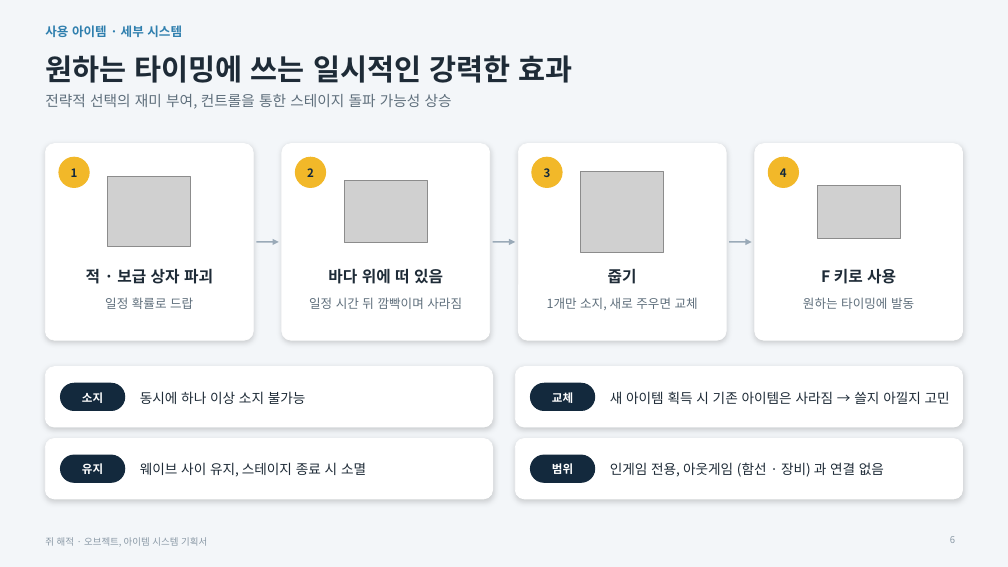
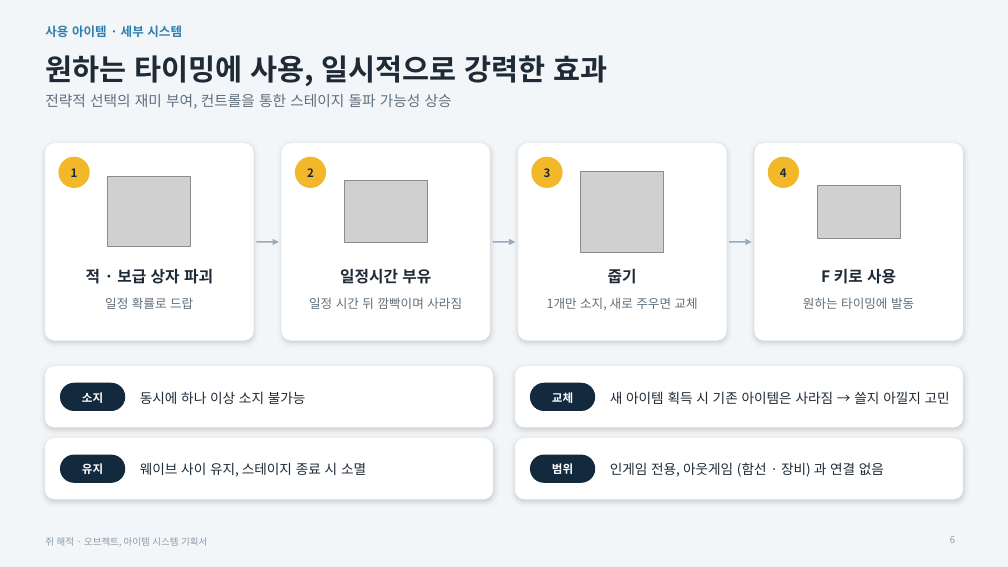
Before and after one commit to inory16351/RatPlain, a slide deck: slide 6 of Pirat_Plan/쥐해적_오브젝트아이템기획서.pptx. Drawn at 1008x567 pixels with LibreOffice and Linux fonts; fonts in the diff are those of the drawing; grey boxes stand for pictures. Boxes give left, top, right and bottom in pixels: in the first picture for what was removed or moved away, otherwise in the second. Text is boxed around its words. In the diff, an @@ line names an element or a change of style, - is before the commit and + after.

```diff
--- a/Pirat_Plan/쥐해적_오브젝트아이템기획서.pptx
+++ b/Pirat_Plan/쥐해적_오브젝트아이템기획서.pptx
@@ title at (45,55,608,86): text changed @@
-원하는 타이밍에 쓰는 일시적인 강력한 효과
+원하는 타이밍에 사용, 일시적으로 강력한 효과
@@ text at (340,268,431,284): text changed @@
-바다 위에 떠 있음
+일정시간 부유
```
Also in this commit, not shown: 4 other slides changed, 2 other files.
